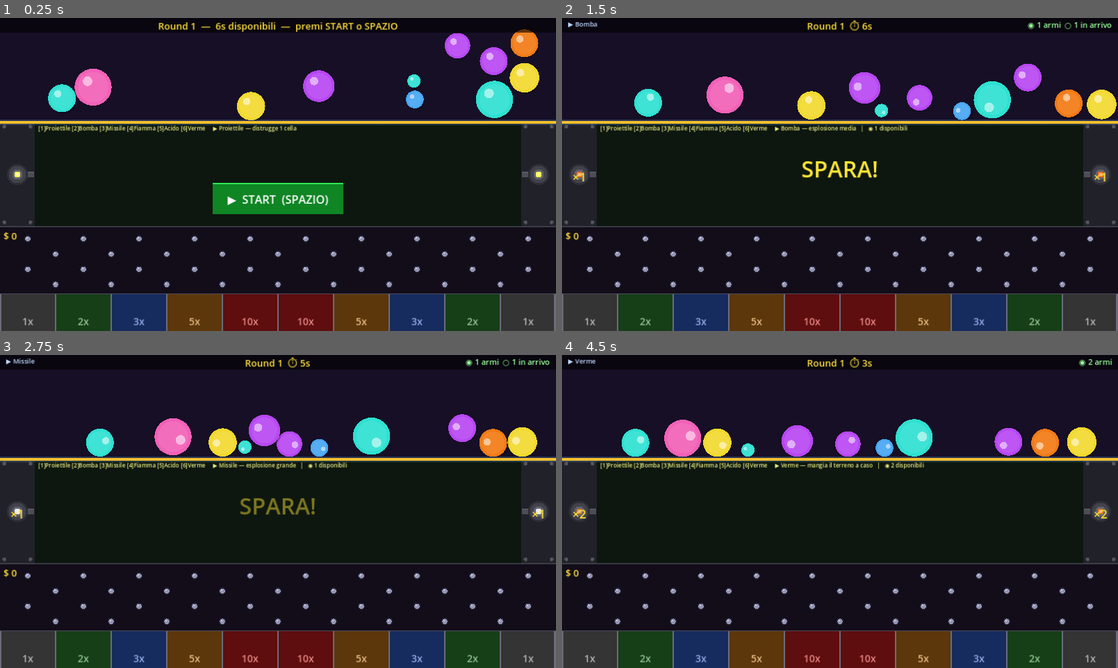
Above: before the commit, frames 1-4 (two rows, left to right).
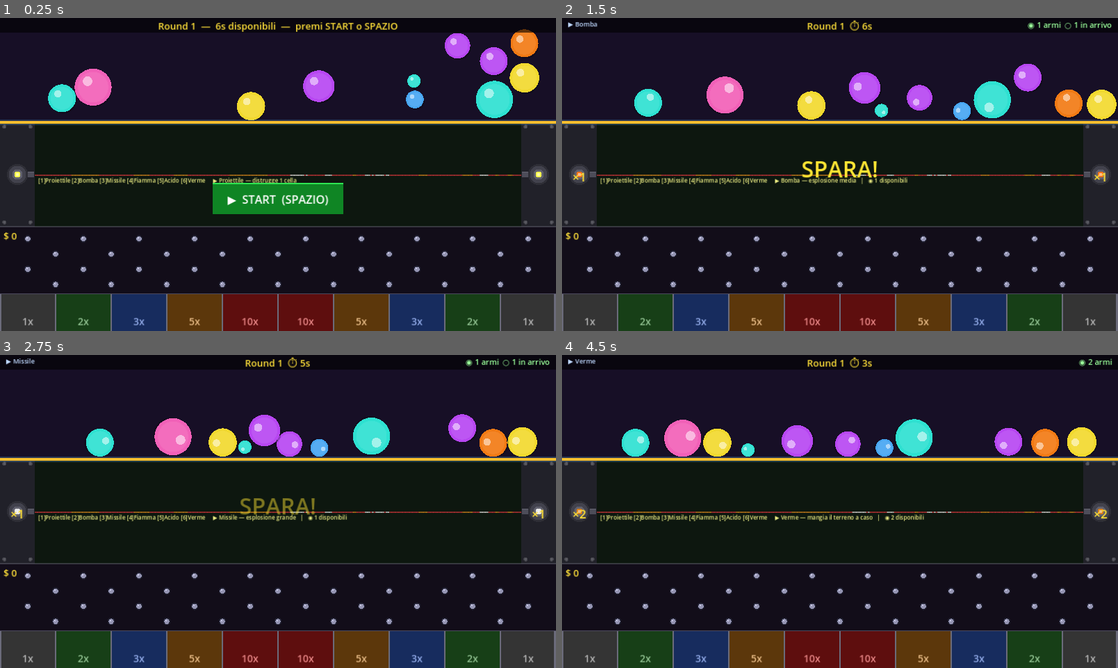
Above: after the commit, the same moments.

Repository: tanapox/TravelCalculator
Game: Godot game, scene res://scenes/Main.tscn
The game is run twice, just before and just after one commit, with the same random seed, the same clock (stepped at 60 frames per second) and the same inputs.
Inputs (mouse positions are in pixels of both pictures, inside the frame that each line leads up to):
- Up to frame 1 (0.25 s): no input
- Up to frame 2 (1.5 s): tap Enter at 0.5 s; move the mouse to (962, 158) at 0.52 s; tap 1 at 0.6 s; click (962, 158) at 0.67 s; tap Space at 0.77 s; move the mouse to (728, 190) at 1.27 s; tap 2 at 1.35 s; click (728, 190) at 1.42 s
- Up to frame 3 (2.75 s): tap Space at 1.52 s; move the mouse to (333, 442) at 2.02 s; tap 3 at 2.1 s; click (333, 442) at 2.17 s
- Up to frame 4 (4.5 s): move the mouse to (812, 574) at 2.77 s; tap 4 at 2.85 s; click (812, 574) at 2.92 s; tap Space at 3.02, 3.77 s; move the mouse to (1006, 558) at 3.52 s; tap 5 at 3.6 s; click (1006, 558) at 3.67 s; move the mouse to (673, 464) at 4.27 s; tap 6 at 4.35 s; click (673, 464) at 4.42 s

The runs differ from the first frame. In frame 1, 1.5% of the frame differs, in the area x 6-94%, y 34-54%; in frame 2, 1.6%; in frame 3, 1.7%; in frame 4, 1.7%.

Commit message:
Per-level terrain rows from config; terrain starts at vertical center
- levels.cfg: add [terrain_rows] section with l1=1..l20=20 so each
  game level unlocks one more row of destructible terrain
- GameState: load _terrain_rows_by_level array, expose
  terrain_rows_at_level(lvl) used by Main to cap active rows
- DestructibleArea: add TERRAIN_Y = AREA_H/2 (120px) so the terrain
  starts from the middle of the 240px zone instead of the top;
  sprite, physics centers, _cell_to_local, _local_to_cell, and
  projectile aim Y all updated to account for this offset
- Main: set_active_rows now caps against terrain_rows_at_level(level)

Co-Authored-By: Claude Sonnet 4.6 <noreply@anthropic.com>
Claude-Session: https://claude.ai/code/session_01QzGJouKABdY15psrR5EvZo

Diff:
--- a/data/levels.cfg
+++ b/data/levels.cfg
@@ -4,9 +4,36 @@
 
 [terrain]
 
-; Numero di righe di celle che compongono il terreno distruttibile (altezza massima).
-; Al round N sono visibili min(N, rows) righe. Con CELL=4px: rows=20 → 80px totali.
+; Numero massimo assoluto di righe (dimensione dell'array). Non modificare senza
+; aumentare anche i valori in [terrain_rows].
 rows = 20
+
+[terrain_rows]
+
+; Numero di righe attive per ogni livello del giocatore.
+; Al livello L, il terreno ha al massimo terrain_rows[L] righe visibili.
+; All'interno del round N vengono mostrate min(N, terrain_rows[L]) righe.
+; Con CELL=4px ogni riga è alta 4px. Il terreno parte da metà area (y=120).
+l1  = 1
+l2  = 2
+l3  = 3
+l4  = 4
+l5  = 5
+l6  = 6
+l7  = 7
+l8  = 8
+l9  = 9
+l10 = 10
+l11 = 11
+l12 = 12
+l13 = 13
+l14 = 14
+l15 = 15
+l16 = 16
+l17 = 17
+l18 = 18
+l19 = 19
+l20 = 20
 
 [thresholds]
 
--- a/scripts/DestructibleArea.gd
+++ b/scripts/DestructibleArea.gd
@@ -9,6 +9,7 @@
 const AREA_H:     int = 240
 const GRID_X:     int = LAUNCHER_W                             # x dove inizia la griglia
 const COLS:       int = (AREA_W - LAUNCHER_W * 2) / CELL      # 280
+const TERRAIN_Y:  int = AREA_H / 2                            # y da cui parte il terreno (120)
 var   ROWS:       int = 20   # letto da GameState.terrain_rows in _ready()
 
 const LEFT_LAUNCHER:  Vector2 = Vector2(40.0,  120.0)
@@ -121,7 +122,7 @@
 	_tex             = ImageTexture.create_from_image(_img)
 	_sprite          = Sprite2D.new()
 	_sprite.centered = false
-	_sprite.position = Vector2(GRID_X, 0.0)
+	_sprite.position = Vector2(GRID_X, float(TERRAIN_Y))
 	_sprite.z_index  = 1
 	_sprite.texture  = _tex
 	_sprite.region_enabled = true
@@ -134,7 +135,7 @@
 	add_child(_overlay)
 
 	_label = Label.new()
-	_label.position = Vector2(GRID_X + 8.0, 4.0)
+	_label.position = Vector2(GRID_X + 8.0, float(TERRAIN_Y) + 4.0)
 	_label.add_theme_font_size_override("font_size", 13)
 	_label.add_theme_color_override("font_color", Color(1.0, 1.0, 0.55, 0.92))
 	_label.z_index = 10
@@ -192,7 +193,7 @@
 
 		var span_w   := float(end_col - start_col) * CELL
 		var center_x := GRID_X + float(start_col + end_col) * 0.5 * CELL
-		var center_y := float(row) * CELL + CELL * 0.5
+		var center_y := float(TERRAIN_Y) + float(row) * CELL + CELL * 0.5
 
 		var cs   := CollisionShape2D.new()
 		var rect := RectangleShape2D.new()
@@ -492,7 +493,7 @@
 		launcher = Vector2(float(LAUNCHER_W) * 0.5, panel_y)
 	var tx: float  = randf_range(float(GRID_X) + float(CELL) * 3,
 	                             float(AREA_W - LAUNCHER_W) - float(CELL) * 3)
-	var ty: float  = randf_range(float(CELL) * 2, float(AREA_H) - float(CELL) * 2)
+	var ty: float  = randf_range(float(TERRAIN_Y), float(TERRAIN_Y) + float(_active_rows * CELL))
 	var spd: float = float(WEAPONS[weapon].speed) * GameState.projectile_speed_mult()
 	_projectiles.append({
 		"start":  launcher,
@@ -607,10 +608,10 @@
 # ── Coordinate ────────────────────────────────────────────────────────────────
 
 func _local_to_cell(local: Vector2) -> Vector2i:
-	return Vector2i(int((local.x - GRID_X) / CELL), int(local.y / CELL))
+	return Vector2i(int((local.x - GRID_X) / CELL), int((local.y - float(TERRAIN_Y)) / CELL))
 
 func _cell_to_local(col: int, row: int) -> Vector2:
-	return Vector2(GRID_X + col * CELL + CELL * 0.5, row * CELL + CELL * 0.5)
+	return Vector2(GRID_X + col * CELL + CELL * 0.5, float(TERRAIN_Y) + row * CELL + CELL * 0.5)
 
 func _in_bounds(col: int, row: int) -> bool:
 	return col >= 0 and col < COLS and row >= 0 and row < ROWS
--- a/scripts/GameState.gd
+++ b/scripts/GameState.gd
@@ -21,8 +21,11 @@
 # Soglie cumulative per i livelli 2..100; indice 0 = soglia livello 2
 var _thresholds: Array = []
 
-# Numero massimo di righe del terreno distruttibile (letto da levels.cfg)
+# Numero massimo assoluto di righe (dimensione array, da [terrain] rows)
 var terrain_rows: int = 20
+
+# Righe attive per ogni livello giocatore; indice 0 = livello 1
+var _terrain_rows_by_level: Array = []
 
 # ── Init ──────────────────────────────────────────────────────────────────────
 
@@ -59,6 +62,13 @@
 		_fallback_thresholds()
 		return
 	terrain_rows = int(cfg.get_value("terrain", "rows", 20))
+	_terrain_rows_by_level = []
+	for lvl in range(1, 101):
+		var key := "l%d" % lvl
+		var val = cfg.get_value("terrain_rows", key, null)
+		if val == null:
+			break
+		_terrain_rows_by_level.append(int(val))
 	_thresholds = []
 	for lvl in range(2, 101):
 		var key := "l%d" % lvl
@@ -73,6 +83,12 @@
 	_thresholds = []
 	for n in range(1, 100):
 		_thresholds.append(500 * n * (n + 1))
+
+func terrain_rows_at_level(lvl: int) -> int:
+	if _terrain_rows_by_level.is_empty():
+		return clampi(lvl, 1, terrain_rows)
+	var idx := clampi(lvl - 1, 0, _terrain_rows_by_level.size() - 1)
+	return int(_terrain_rows_by_level[idx])
 
 # ── API pubblica ──────────────────────────────────────────────────────────────
 
--- a/scripts/Main.gd
+++ b/scripts/Main.gd
@@ -281,7 +281,7 @@
 	_round += 1
 
 	_clear_balls()
-	_terrain.set_active_rows(mini(_round, _terrain.ROWS))
+	_terrain.set_active_rows(mini(_round, GameState.terrain_rows_at_level(GameState.level)))
 	_terrain.reinit()
 	_spawn_balls()
 	_create_barrier()
